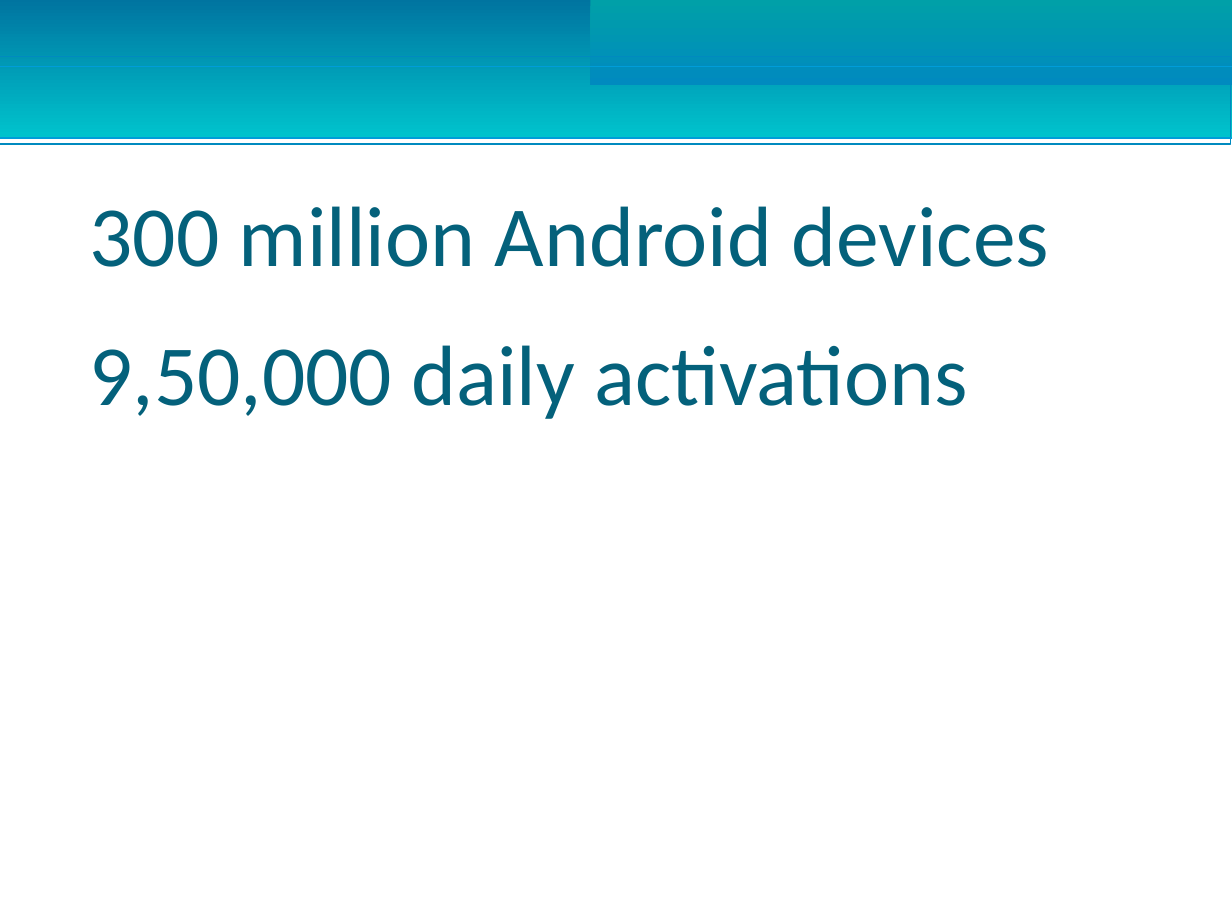
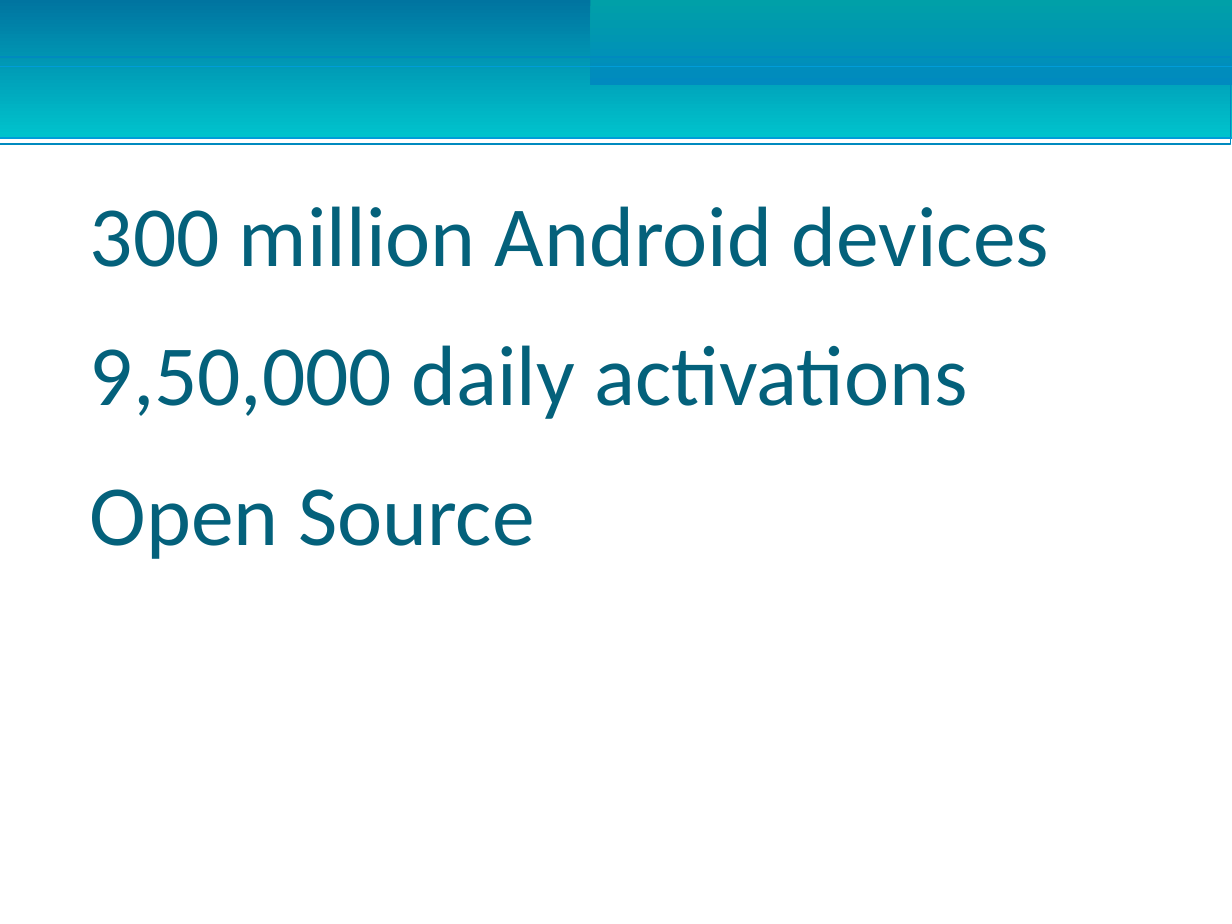
Before and after one commit to jaydeepw/tech-talks, a slide deck: slide 6 of Android/Beginner/Presentation/Android Beginner-Getting started with Android.pptx. Drawn at 1232x924 pixels with LibreOffice and Linux fonts; fonts in the diff are those of the drawing. Boxes give left, top, right and bottom in pixels: in the first picture for what was removed or moved away, otherwise in the second. Text is boxed around its words. In the diff, an @@ line names an element or a change of style, - is before the commit and + after.

Commit message:
Presentation is ready, need to deploy it on app engine.

```diff
--- a/Android/Beginner/Presentation/Android Beginner-Getting started with Android.pptx
+++ b/Android/Beginner/Presentation/Android Beginner-Getting started with Android.pptx
@@ text at [90,489,534,559]: paragraph added @@
+Open Source
```
Also in this commit, not shown: 15 other files.
